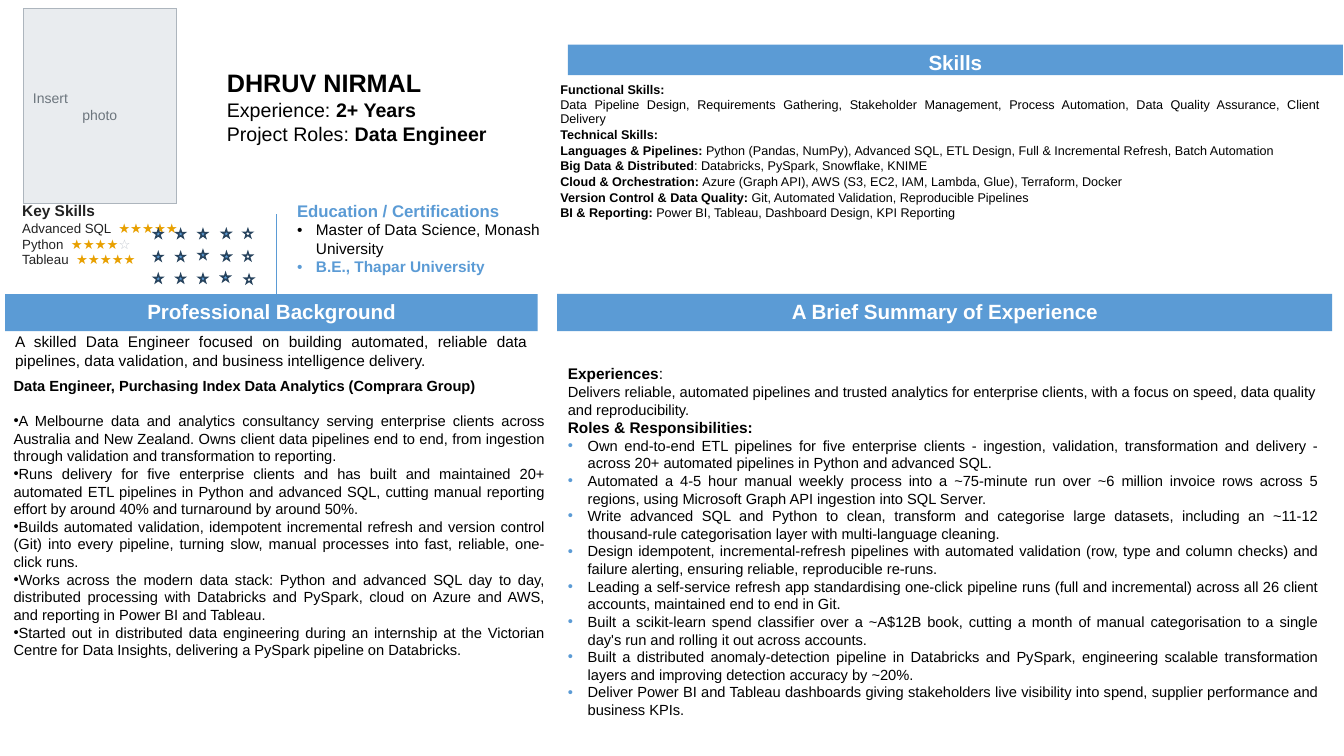
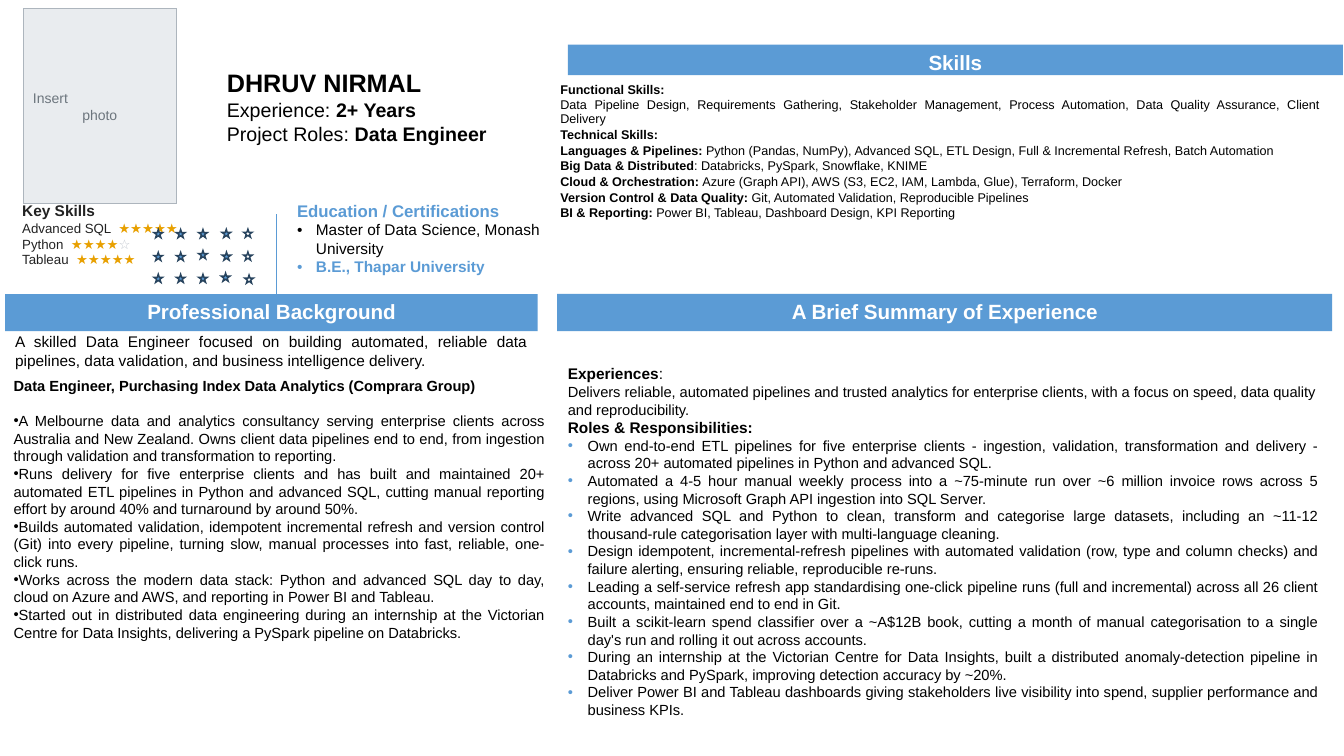
Before and after one commit to dhruvnirmal2111-max/JOB-SEARCH-WEBSITE, a slide deck: slide 1 of job-search/pipeline/infosys-consulting--data-engineer/Dhruv_Nirmal.pptx. Drawn at 1344x756 pixels with LibreOffice and Linux fonts; fonts in the diff are those of the drawing. Boxes give left, top, right and bottom in pixels: in the first picture for what was removed or moved away, otherwise in the second. Text is boxed around its words. In the diff, an @@ line names an element or a change of style, - is before the commit and + after.

```diff
--- a/job-search/pipeline/infosys-consulting--data-engineer/Dhruv_Nirmal.pptx
+++ b/job-search/pipeline/infosys-consulting--data-engineer/Dhruv_Nirmal.pptx
@@ text at (x1=14, y1=574, x2=545, y2=605): text changed @@
-• Works across the modern data stack: Python and advanced SQL day to day, distributed processing with Databricks and PySpark, cloud on Azure and AWS, and reporting in Power BI and Tableau.
+• Works across the modern data stack: Python and advanced SQL day to day, cloud on Azure and AWS, and reporting in Power BI and Tableau.
@@ text at (x1=588, y1=651, x2=1317, y2=683): text changed @@
-• Built a distributed anomaly-detection pipeline in Databricks and PySpark, engineering scalable transformation layers and improving detection accuracy by ~20%.
+• During an internship at the Victorian Centre for Data Insights, built a distributed anomaly-detection pipeline in Databricks and PySpark, improving detection accuracy by ~20%.
```
Also in this commit, not shown: 1 other file.
